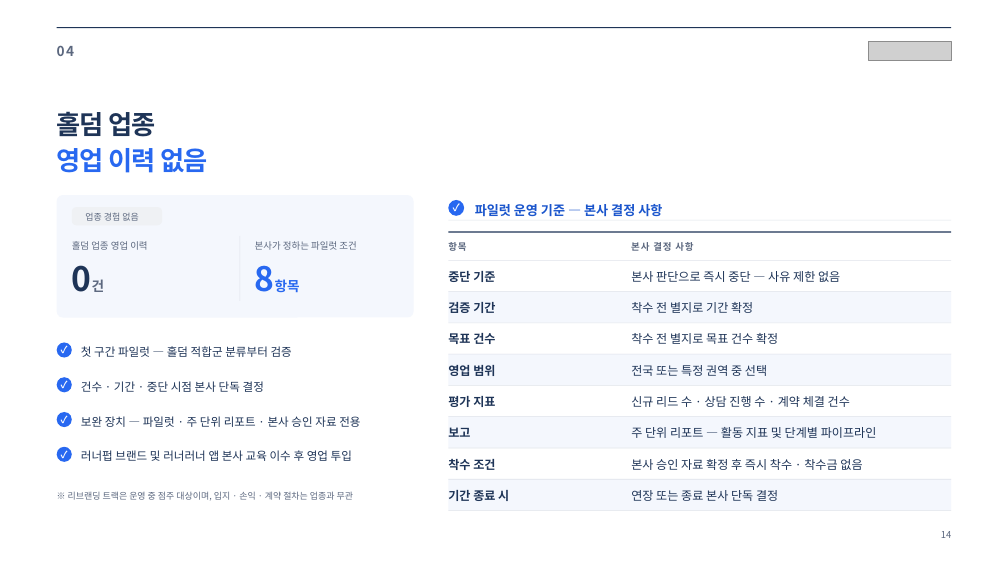
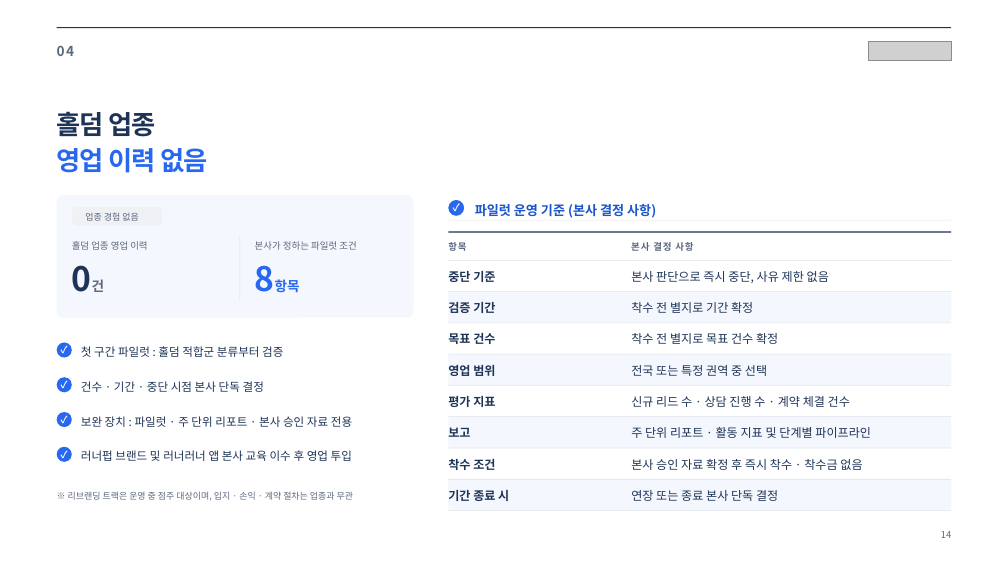
Before and after one commit to jyjzzjtube-pixel/onewillco-meeting-2026, a slide deck: slide 14 of runnerpub-proposal/runnerpub_proposal_naeilsajang.pptx. Drawn at 1008x567 pixels with LibreOffice and Linux fonts; fonts in the diff are those of the drawing; grey boxes stand for pictures; background and template pictures are left out. Boxes give left, top, right and bottom in pixels: in the first picture for what was removed or moved away, otherwise in the second. Text is boxed around its words. In the diff, an @@ line names an element or a change of style, - is before the commit and + after.

```diff
--- a/runnerpub-proposal/runnerpub_proposal_naeilsajang.pptx
+++ b/runnerpub-proposal/runnerpub_proposal_naeilsajang.pptx
@@ text at [475,204,656,218]: text changed @@
-파일럿 운영 기준 — 본사 결정 사항
+파일럿 운영 기준 (본사 결정 사항)
@@ text at [631,271,829,283]: text changed @@
-본사 판단으로 즉시 중단 — 사유 제한 없음
+본사 판단으로 즉시 중단, 사유 제한 없음
@@ text at [81,346,283,357]: text changed @@
-첫 구간 파일럿 — 홀덤 적합군 분류부터 검증
+첫 구간 파일럿 : 홀덤 적합군 분류부터 검증
@@ text at [81,416,352,427]: text changed @@
-보완 장치 — 파일럿 · 주 단위 리포트 · 본사 승인 자료 전용
+보완 장치 : 파일럿 · 주 단위 리포트 · 본사 승인 자료 전용
@@ text at [631,427,871,438]: text changed @@
-주 단위 리포트 — 활동 지표 및 단계별 파이프라인
+주 단위 리포트 · 활동 지표 및 단계별 파이프라인
```
Also in this commit, not shown: 11 other slides changed, 6 other files.
